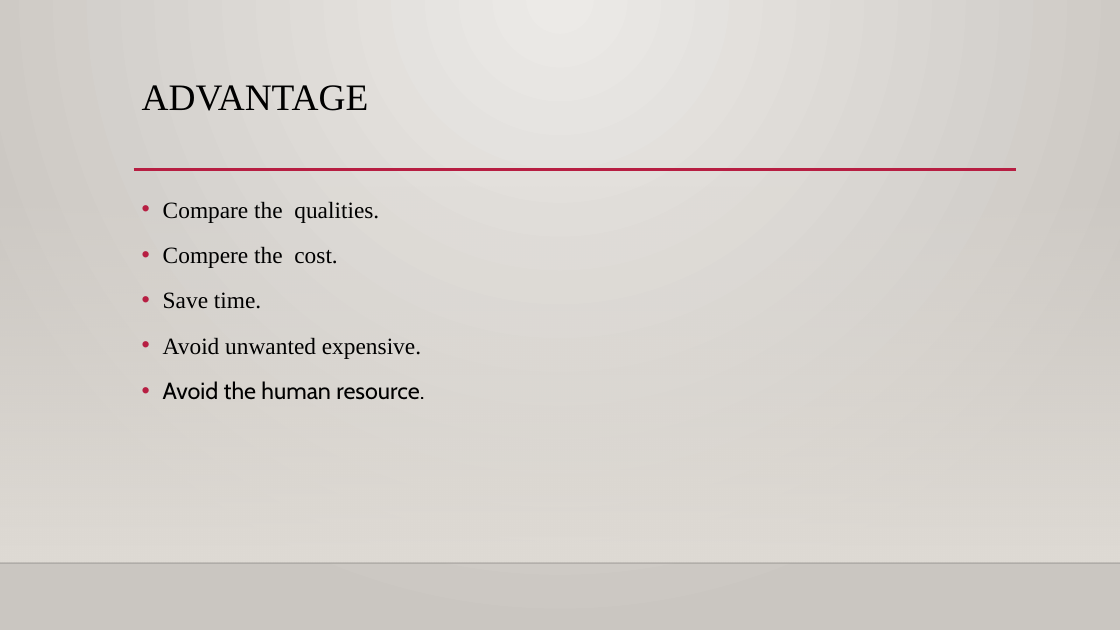
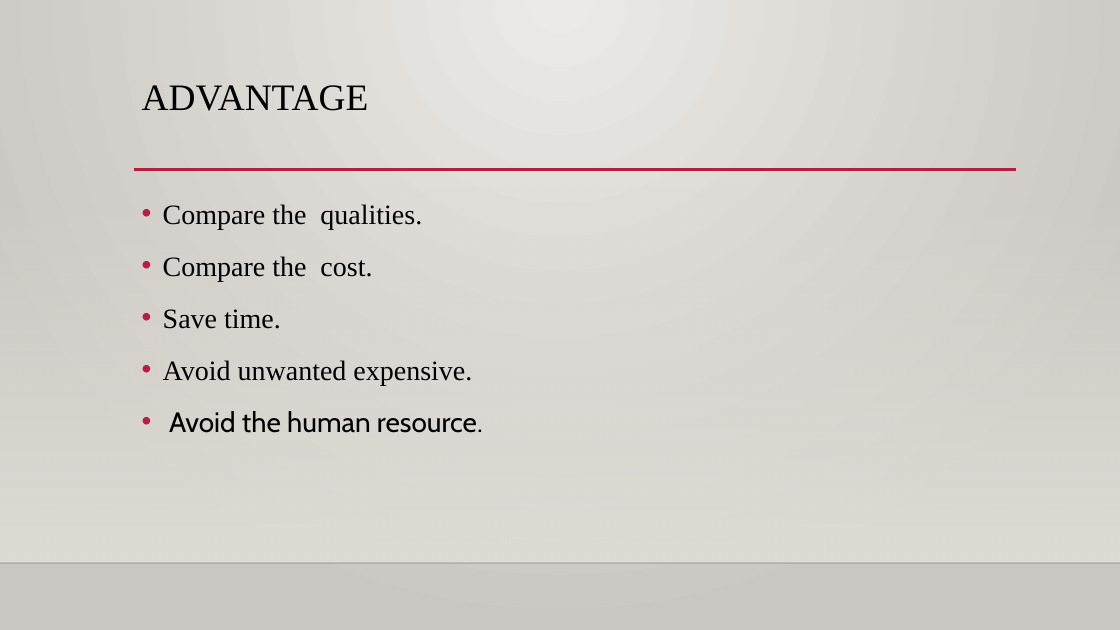
Before and after one commit to dhanrajyadav2000dj/new-, a slide deck: slide 11 of kishan.pptx. Drawn at 1120x630 pixels with LibreOffice and Linux fonts; fonts in the diff are those of the drawing; background and template pictures are left out. Boxes give left, top, right and bottom in pixels: in the first picture for what was removed or moved away, otherwise in the second. Text is boxed around its words. In the diff, an @@ line names an element or a change of style, - is before the commit and + after.

```diff
--- a/kishan.pptx
+++ b/kishan.pptx
@@ text at <box>163,204,483,433</box>: size 20 to 24 pt in "Compare the qualities.", "Save time.", "Avoid unwanted expensive.", "Avoid the human resource." @@
@@ text at <box>163,256,372,281</box>: text changed; size 20 to 24 pt @@
-• Compere the cost.
+• Compare the cost.
```
Also in this commit, not shown: 8 other slides changed, 6 other files.
